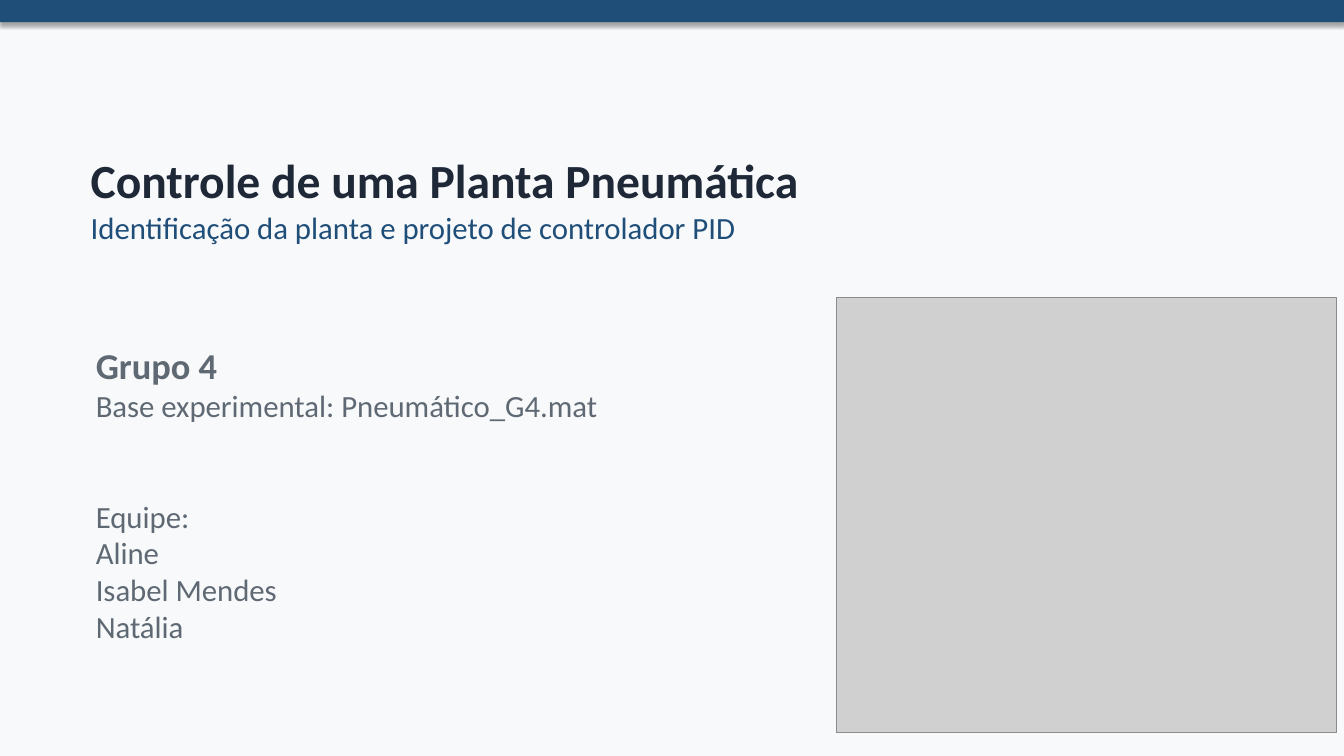
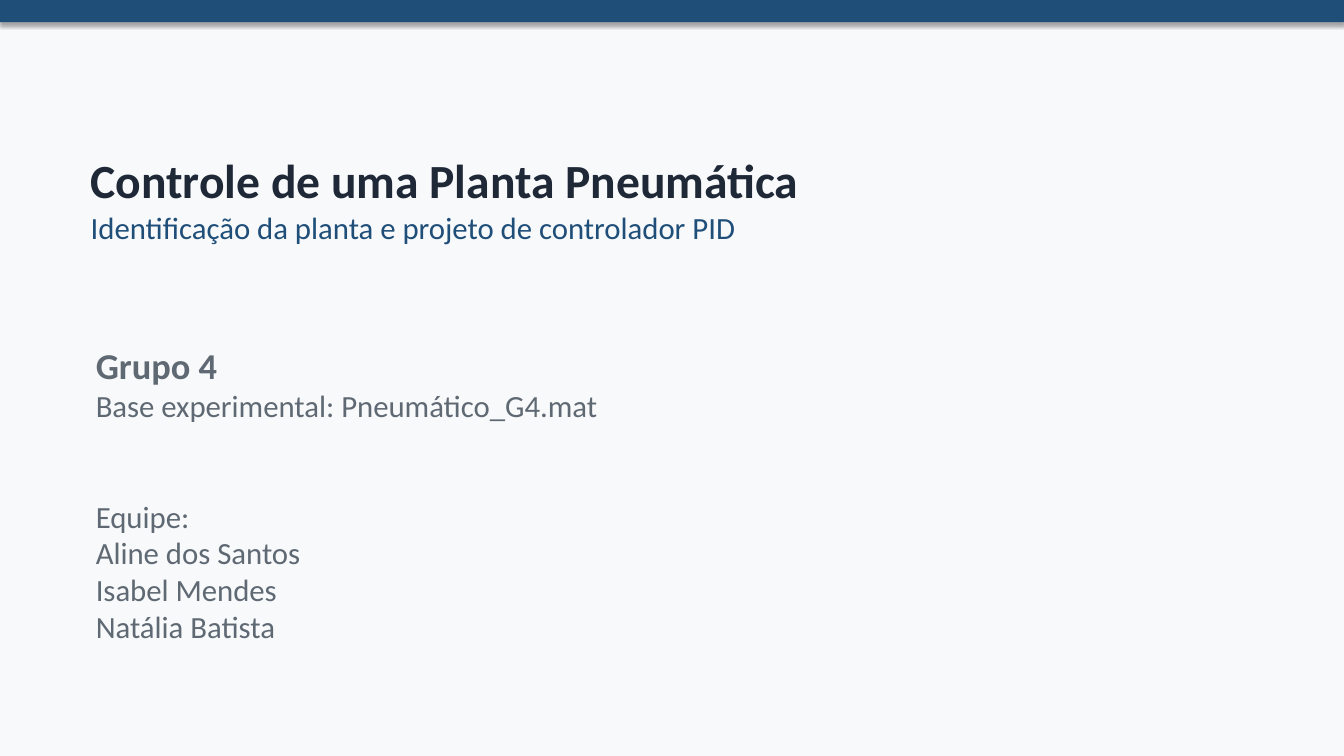
Before and after one commit to natalia-batista/Projeto-C13-, a slide deck: slide 1 of Grupo4_Pneumática.pptx. Drawn at 1344x756 pixels with LibreOffice and Linux fonts; fonts in the diff are those of the drawing; grey boxes stand for pictures. Boxes give left, top, right and bottom in pixels: in the first picture for what was removed or moved away, otherwise in the second. Text is boxed around its words. In the diff, an @@ line names an element or a change of style, - is before the commit and + after.

```diff
--- a/Grupo4_Pneumática.pptx
+++ b/Grupo4_Pneumática.pptx
@@ picture removed at (x1=836, y1=297, x2=1336, y2=732) @@
@@ text at (x1=96, y1=542, x2=300, y2=564): text changed @@
-Aline
+Aline dos Santos
@@ text at (x1=96, y1=616, x2=275, y2=638): text changed @@
-Natália
+Natália Batista
```
Also in this commit, not shown: 23 slides added, 10 slides removed.
